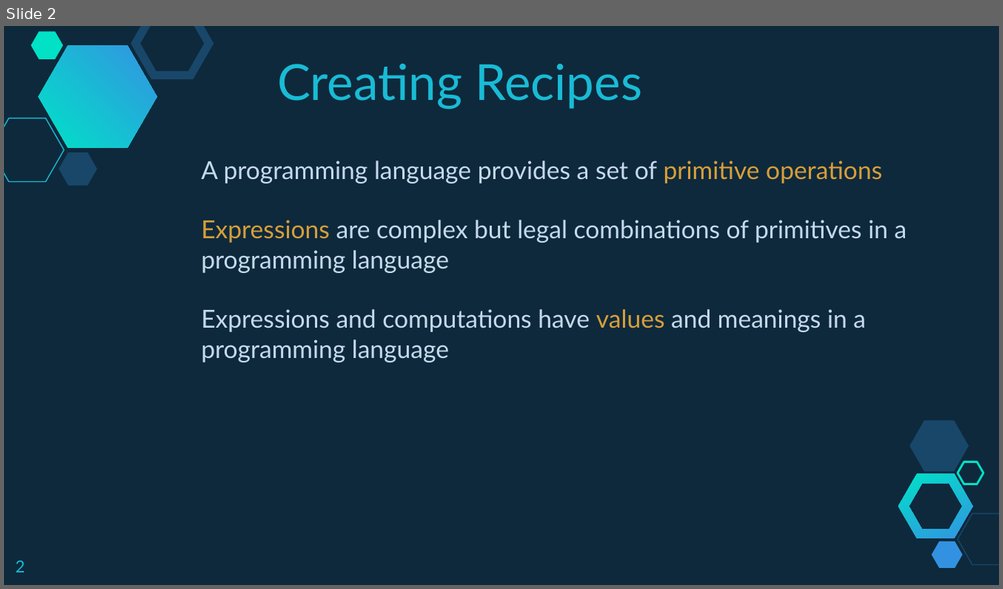
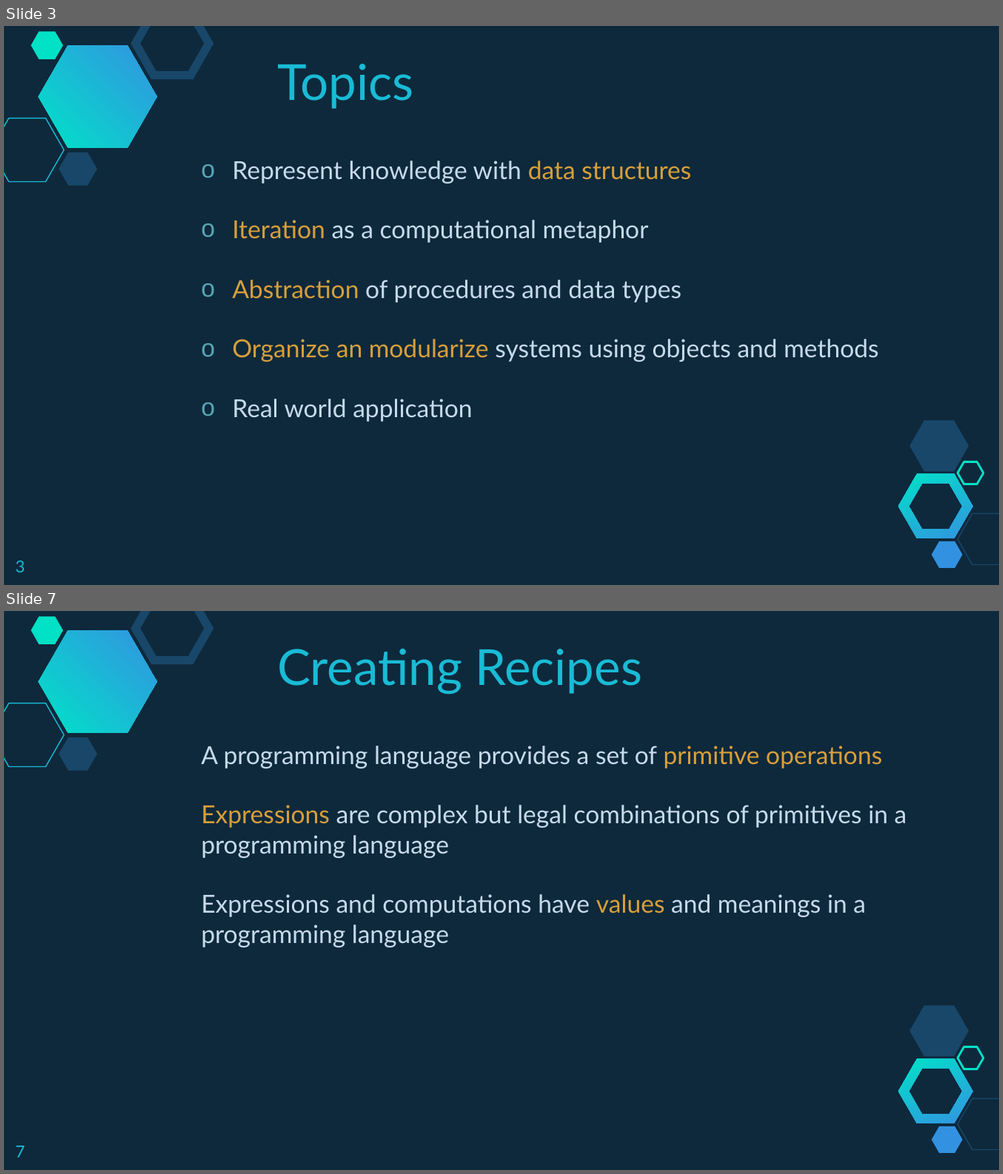
Before and after one commit to branhoff/python_class_101, a slide deck: lecture_slides/1_Python Lesson 1 - Aspects of Language.pptx. Shown one above the other, each under a label of ours: slide 2 before the commit, slides 3 and 7 after it; the slides between them are not shown. The pictures are 1003x589 and 1003x1174 pixels, drawn with LibreOffice and Linux fonts; fonts in the diff are those of the drawing. Boxes give left, top, right and bottom in pixels: in the first picture for what was removed or moved away, otherwise in the second. Text is boxed around its words. In the diff, an @@ line names an element or a change of style, - is before the commit and + after.

```diff
--- a/lecture_slides/1_Python Lesson 1 - Aspects of Language.pptx
+++ b/lecture_slides/1_Python Lesson 1 - Aspects of Language.pptx
@@ slide 3 added at box(4, 26, 999, 585), background #0E293C; not listed: 10 template elements that a slide beside it also shows @@
@@ text added at box(277, 64, 413, 109), 36 pt, text #19BBD5 @@
+Topics
@@ text added at box(232, 161, 878, 422), 18 pt, text #C6DAEC @@
+o Represent knowledge with data structures
+o Iteration as a computational metaphor
+o Abstraction of procedures and data types
+o Organize an modularize systems using objects and methods
+o Real world application
@@ page number added at box(15, 561, 25, 573), 12 pt, text #19BBD5 @@
+3
@@ what was slide 2 is now slide 7 @@
@@ page number at box(15, 1146, 25, 1158): text changed @@
-2
+7
```
Also in this commit, not shown: 1 slide changed, 5 other slides added, 1 slide removed.
